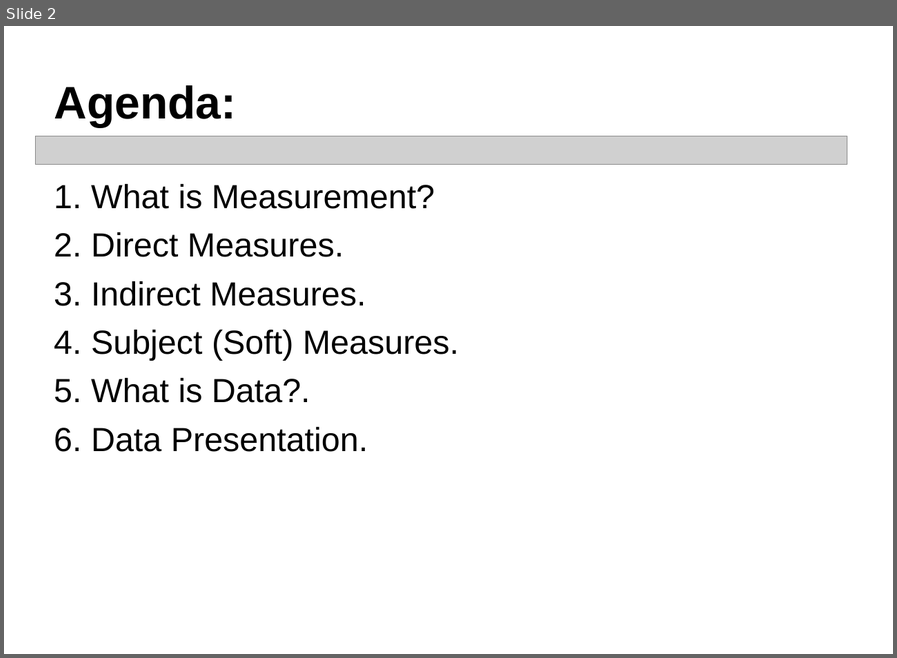
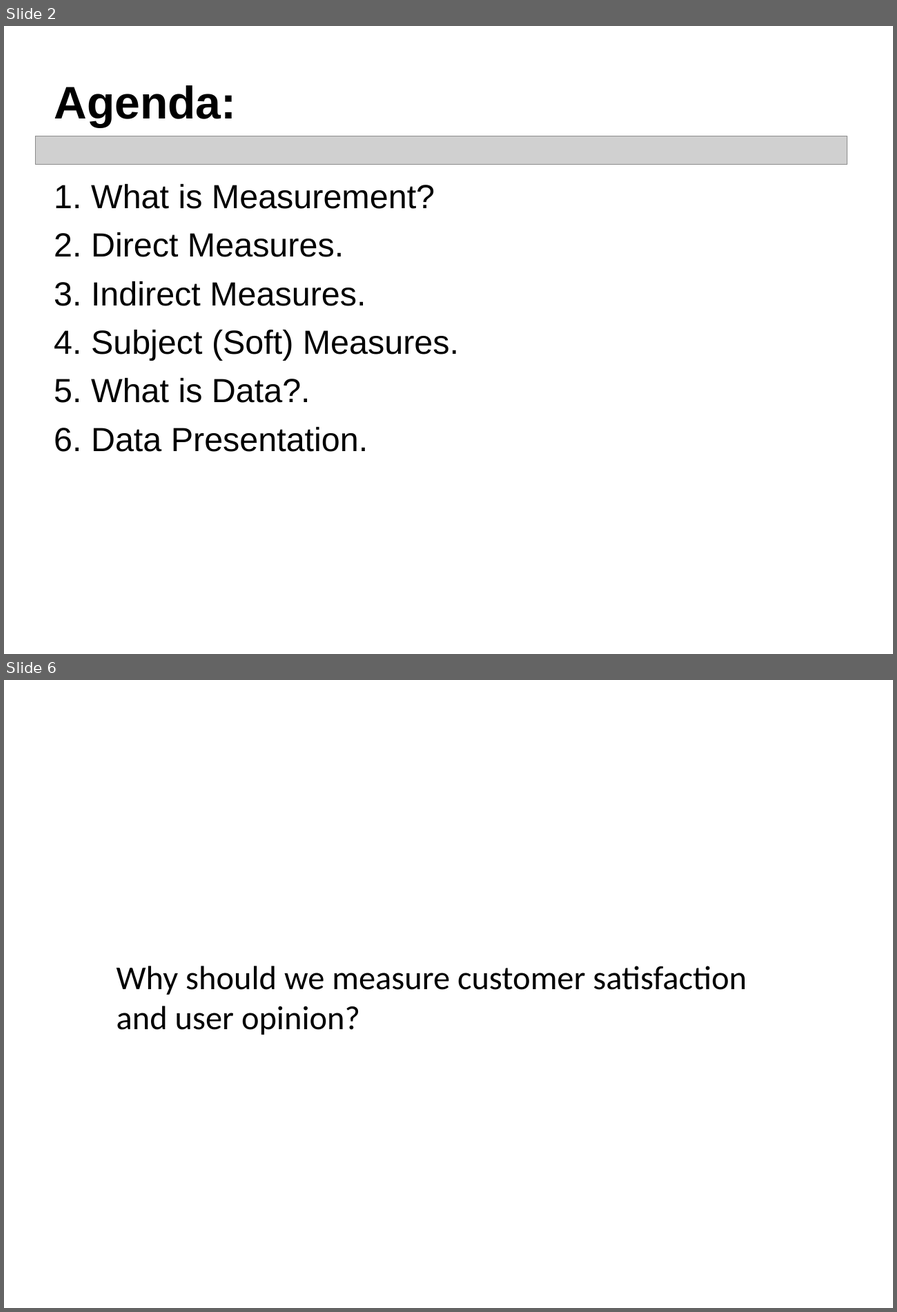
Before and after one commit to daotk/cdkpt, a slide deck: Anh Van/PPT_ThuyetTrinhAnhVan.ppt. Shown one above the other, each under a label of ours: slide 2 before the commit, slides 2 and 6 after it; the slides between them are not shown. The pictures are 897x658 and 897x1312 pixels, drawn with LibreOffice and Linux fonts; fonts in the diff are those of the drawing; grey boxes stand for pictures; background and template pictures are left out. Boxes give left, top, right and bottom in pixels: in the first picture for what was removed or moved away, otherwise in the second. Text is boxed around its words. In the diff, an @@ line names an element or a change of style, - is before the commit and + after.

```diff
--- a/Anh Van/PPT_ThuyetTrinhAnhVan.ppt
+++ b/Anh Van/PPT_ThuyetTrinhAnhVan.ppt
@@ slide 6 added at <box>4,680,893,1308</box>, background picture (left out) @@
@@ text added at <box>116,966,746,1035</box>, 44 pt, text #000000 @@
+Why should we measure customer satisfaction and user opinion?
```
Also in this commit, not shown: 1 slide removed.
